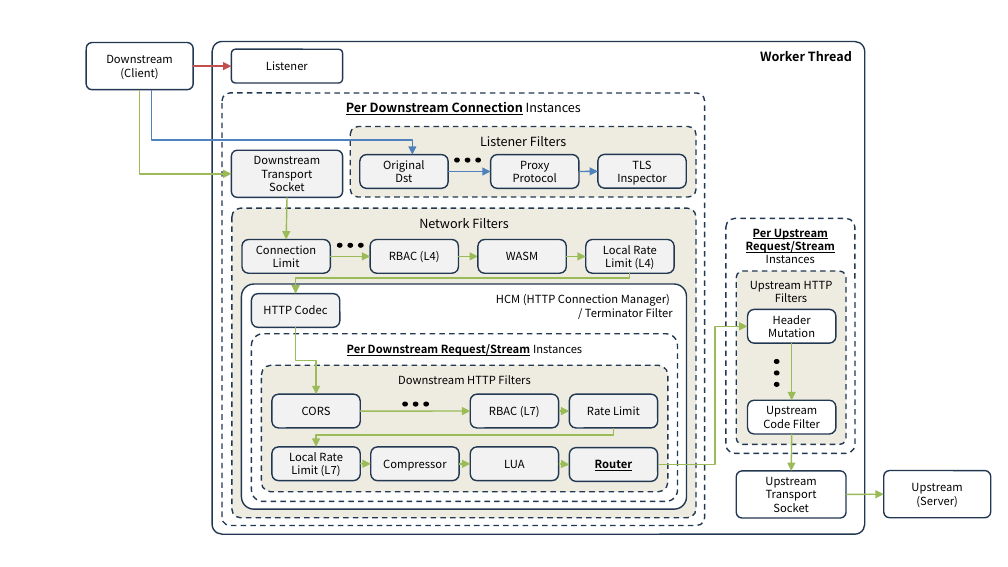
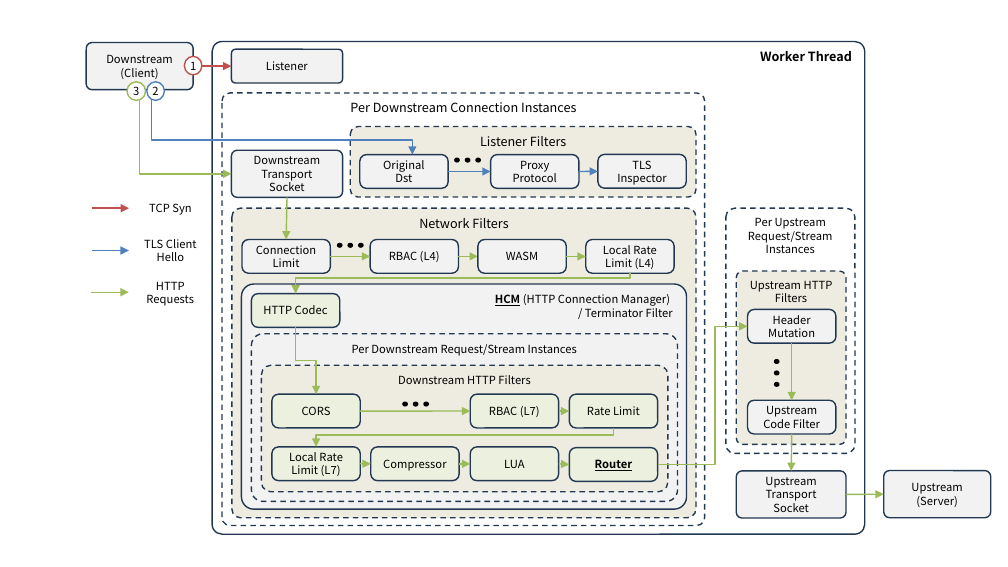
Before and after one commit to ssup2/blog-software, a slide deck: slide 3 of content/docs/theory-analysis/envoy-traffic-processing/images/images.pptx (slide 1 before the commit). Drawn at 1008x567 pixels with LibreOffice and Linux fonts; fonts in the diff are those of the drawing. Boxes give left, top, right and bottom in pixels: in the first picture for what was removed or moved away, otherwise in the second. Text is boxed around its words. In the diff, an @@ line names an element or a change of style, - is before the commit and + after.

```diff
--- a/content/docs/theory-analysis/envoy-traffic-processing/images/images.pptx
+++ b/content/docs/theory-analysis/envoy-traffic-processing/images/images.pptx
@@ rounded rectangle "Downstream" at (86, 42, 193, 90): fill none to #F2F2F2 @@
@@ ellipse added at (184, 56, 202, 75), fill #FFFFFF, outline #C0504D 1 pt, 8 pt, text #000000 @@
+1
@@ ellipse added at (127, 82, 145, 100), fill #FFFFFF, outline #9BBB59 1 pt, 8 pt, text #000000 @@
+3
@@ ellipse added at (147, 82, 164, 100), fill #FFFFFF, outline #4F81BD 1 pt, 8 pt, text #000000 @@
+2
@@ rounded rectangle "Per Downstream Connection Instances" at (222, 93, 705, 525): bold off, underline off in "Per Downstream Connection" @@
@@ arrow added from (92, 209) to (129, 209), #C0504D 1 pt @@
@@ text added at (149, 203, 191, 215), 8 pt, text #000000 @@
+TCP Syn
@@ rounded rectangle "Per Upstream Request/Stream Instances": place and size @@
-rounded rectangle "Per Upstream Request/Stream Instances" at (726, 219, 855, 454)
+rounded rectangle "Per Upstream Request/Stream Instances" at (726, 209, 855, 454)
@@ rounded rectangle "Per Upstream Request/Stream Instances" at (726, 209, 855, 454): bold off, underline off in "Per Upstream Request/Stream" @@
@@ text added at (144, 239, 197, 261), 8 pt, text #000000 @@
+TLS Client Hello
@@ arrow added from (92, 251) to (129, 251), #4F81BD 1 pt @@
@@ arrow added from (92, 292) to (129, 292), #9BBB59 1 pt @@
@@ text added at (146, 281, 194, 306), 8 pt, text #000000 @@
+HTTP Requests
@@ rounded rectangle "HCM (HTTP Connection Manager)" at (242, 284, 687, 509): fill #FFFFFF to #F2F2F2 @@
@@ elbow arrow (630, 273) - (295, 293): stroke #9BBB59 0.75 pt to #9BBB59 1 pt @@
@@ text in rounded rectangle at (495, 294, 670, 306): bold on, underline on in "HCM" @@
@@ rounded rectangle "Per Downstream Request/Stream Instances" at (251, 334, 677, 501): bold off, underline off in "Per Downstream Request/Stream"; fill #FFFFFF to none @@
@@ fill #F2F2F2 to #EBF1DE in 8 elements at (251, 293, 340, 328), (570, 394, 658, 428), (272, 394, 361, 428), (471, 394, 559, 428), (570, 448, 658, 482), (471, 447, 559, 481), (272, 447, 361, 481), (371, 447, 460, 481) @@
```
Also in this commit, not shown: 1 slide added, 3 other files.
